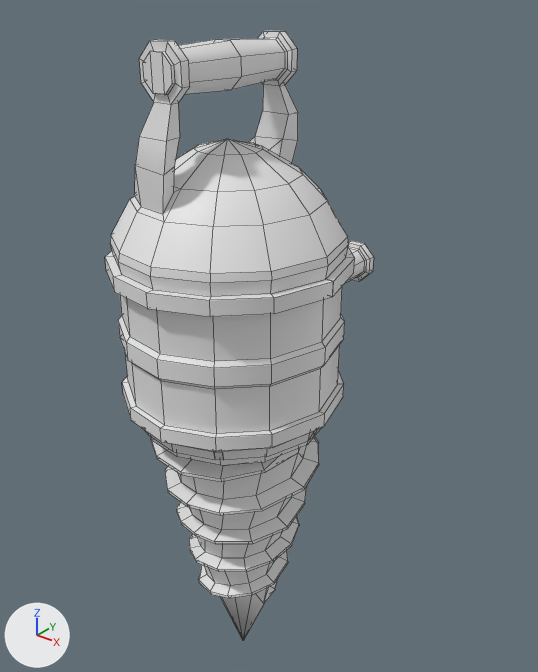
The FBX model Assets/00_Meshes/05_Items/02_Mesh/PickAxe/SM_Pickaxe_Taladro_a01.fbx as it was, and as the next commit left it.
Before and after are seen from a 50 mm lens placed at (0.792, -0.944, 0.713), pointed at (-0.01, 0.059, 0.092). Lighting does not change. The marker at lower left points along +X, +Y and +Z. The picture after the commit comes second. Mesh edges are drawn as thin lines. Where no turn or scale is listed for an object, it has been applied to the vertices.

Objects in the first picture: 'SM_Pickaxe_Taladro_a01', 'SM_Pickaxe_Taladro_a01.001'.
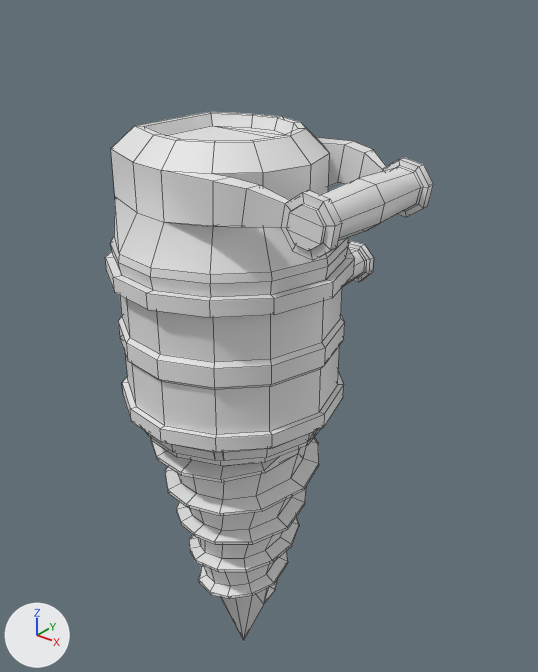
The newer file is also turned or shifted as a whole; pictures and numbers use the older file's frame.

What differs and where, as boxes [x1, y1, x2, y2] in the pictures (538 x 672 px):
'SM_Pickaxe_Taladro_a01.001', reshaped (22% wider, 19% shorter): before [105, 30, 374, 460]; after [105, 112, 433, 461]
'SM_Pickaxe_Taladro_a01', reshaped: before [150, 428, 321, 640]; after [150, 429, 320, 641]
part 1 of me_mesh_001, rebuilt (31% wider, 19% shorter): before [105, 30, 355, 460]; after [105, 112, 433, 461]
part 2 of me_mesh_001, rebuilt: before [345, 241, 374, 283]; after [342, 241, 374, 287]

Patch to the scene script:
```diff
--- a/Assets/00_Meshes/05_Items/02_Mesh/PickAxe/SM_Pickaxe_Taladro_a01.fbx.py
+++ b/Assets/00_Meshes/05_Items/02_Mesh/PickAxe/SM_Pickaxe_Taladro_a01.fbx.py
@@ me_mesh_001 @@
 # used by ob_sm_pickaxe_taladro_a01_001; location = (-0.01, -0.048, 0.59)
-me_mesh_001.from_pydata(...)  # 567 vertices, 566 faces; spans x -0.19..0.215, y -0.214..0.415, z -0.6..0.041
+me_mesh_001.from_pydata(...)  # 554 vertices, 564 faces; spans x -0.19..0.301, y -0.214..0.415, z -0.601..-0.091
+# me_mesh_001 part 1: the loose piece of 447 vertices spanning x -0.19..0.215, y -0.214..0.207, z -0.6..0.041 is rebuilt with 442 vertices and now spans x -0.19..0.301, y -0.214..0.207, z -0.601..-0.091
+# me_mesh_001 part 2: the loose piece of 104 vertices spanning x -0.053..0.053, y 0.171..0.415, z -0.484..-0.379 is rebuilt with 112 vertices and now spans x -0.053..0.053, y 0.171..0.415, z -0.485..-0.38
+# other edits to the shape of me_mesh_001 do not show in these pictures
@@ me_mesh @@
 # used by ob_sm_pickaxe_taladro_a01; location = (0.003, -0.049, -0.626)
-me_mesh.from_pydata(...)  # 307 vertices, 311 faces; spans x -0.171..0.161, y -0.17..0.162, z 0.013..0.616
+me_mesh.from_pydata(...)  # 318 vertices, 317 faces; spans x -0.171..0.161, y -0.17..0.162, z 0.013..0.615
+# me_mesh part 3: 306 vertices removed from x -0.171..0.161, y -0.17..0.162, z 0.16..0.616; 317 vertices added at x -0.171..0.161, y -0.17..0.162, z 0.013..0.615
```
